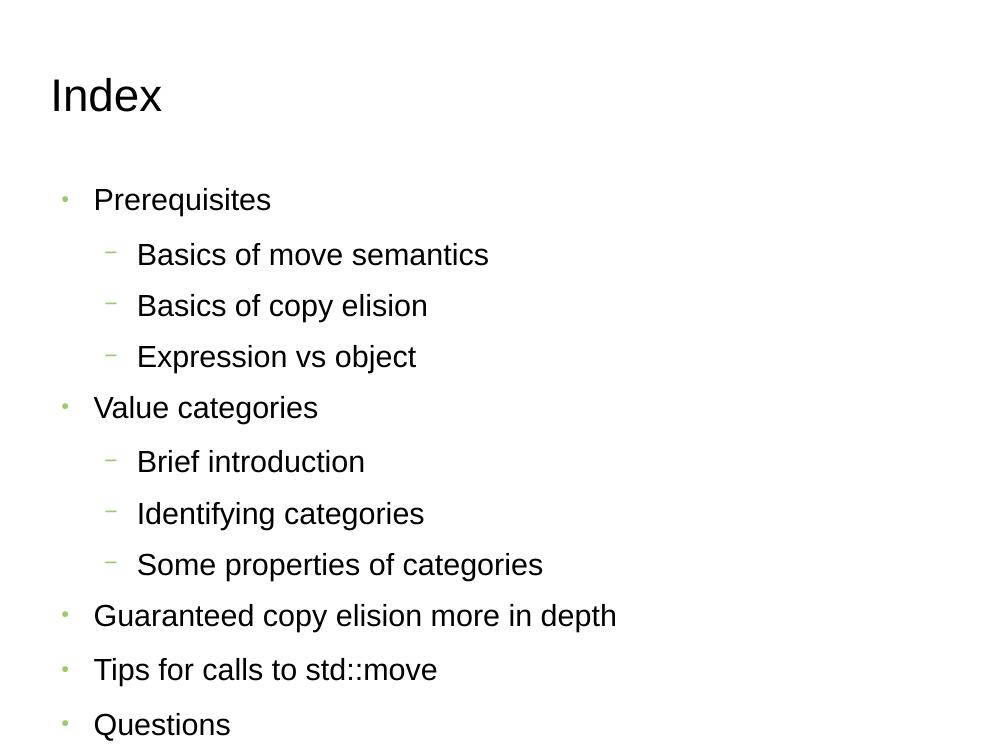
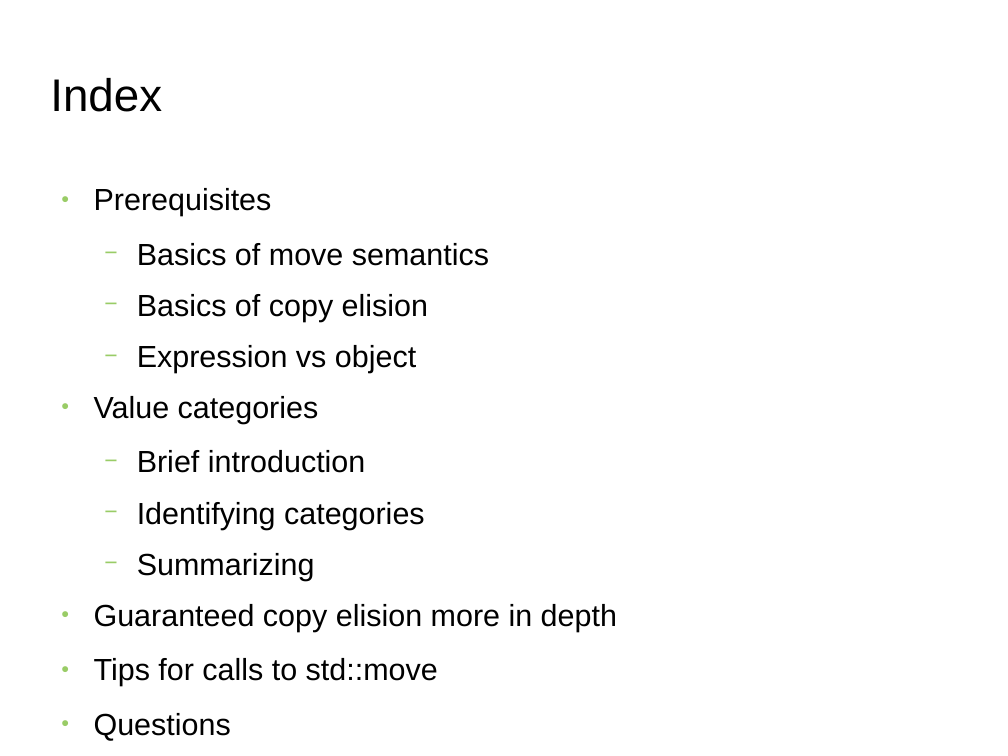
Before and after one commit to FranckRJ/CPP-trainings, a slide deck: slide 2 of traning-move.odp. Drawn at 1008x756 pixels with LibreOffice and Linux fonts; fonts in the diff are those of the drawing; background and template pictures are left out. Boxes give left, top, right and bottom in pixels: in the first picture for what was removed or moved away, otherwise in the second. Text is boxed around its words. In the diff, an @@ line names an element or a change of style, - is before the commit and + after.

```diff
--- a/traning-move.odp
+++ b/traning-move.odp
@@ text at [137, 553, 315, 580]: text changed @@
-  − Some properties of categories
+  − Summarizing
```
Also in this commit, not shown: 7 other slides changed, 1 slide added.
